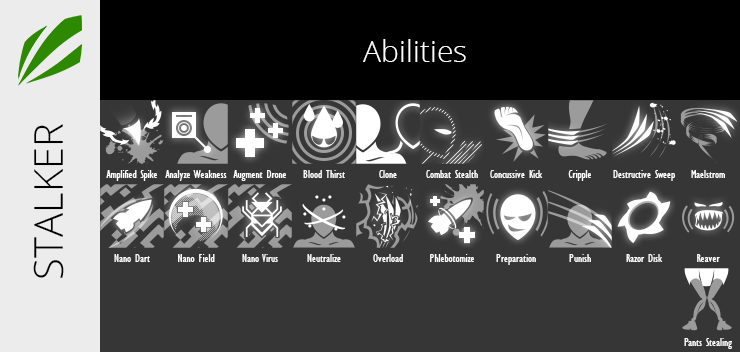
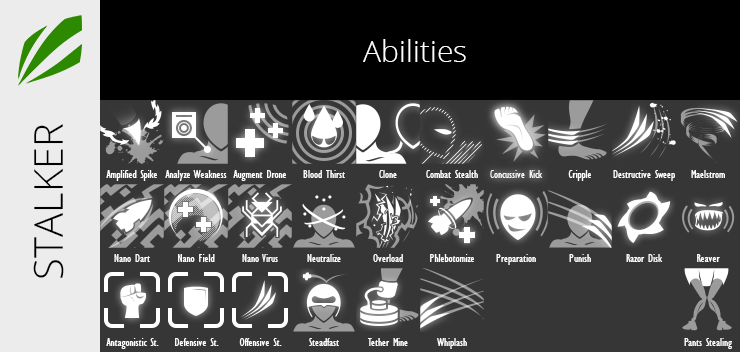
Layers edited between the first and the second (740, 352) image:
added group "Whiplash" (1st of 2) with 5 layers above "Tether Mine" over [383, 268, 484, 349]
added group "Icon" (1st of 27, in "Whiplash") with 3 layers in group "Whiplash" over [383, 268, 484, 340]
added layer "Shape 5 copy 3" (50%) in group "Icon" over [398, 278, 484, 340]
added layer "Shape 5 copy 2" (50%) in group "Icon" over [383, 268, 484, 325]
added group "Tether Mine" (1st of 2) with 4 layers above "Steadfast" over [360, 268, 419, 346]
added group "Icon" (2nd of 27, in "Tether Mine") with 2 layers in group "Tether Mine" over [360, 268, 419, 326]
added group "Steadfast" (1st of 2) with 4 layers above "Stance: Defensive copy" over [293, 272, 355, 346]
added group "Icon" (3rd of 27, in "Steadfast") with 2 layers in group "Steadfast" over [293, 272, 355, 332]
added layer "Shape 12" (1st of 3, in "Steadfast" › "Icon") (50%) in group "Icon" over [293, 274, 355, 332]
added group "Stance: Defensive copy" with 4 layers above "Stance: Defensive" over [232, 272, 288, 346]
added group "Icon" (4th of 27, in "Stance: Defensive copy") with 2 layers in group "Stance: Defensive copy" over [232, 272, 288, 328]
added layer "Rectangle 2" (1st of 3, in "Stance: Defensive copy" › "Icon") in group "Icon" over [232, 272, 288, 328]
added group "Stance: Defensive" with 4 layers above "Stance: Antagonistic" over [168, 272, 224, 346]
added group "Icon" (5th of 27, in "Stance: Defensive") with 2 layers in group "Stance: Defensive" over [168, 272, 224, 328]
added layer "Rectangle 2" (2nd of 3, in "Stance: Defensive" › "Icon") in group "Icon" over [168, 272, 224, 328]
added group "Stance: Antagonistic" with 4 layers above "Pants Stealing" over [104, 272, 160, 349]
added group "Icon" (6th of 27, in "Stance: Antagonistic") with 2 layers in group "Stance: Antagonistic" over [104, 272, 160, 328]
…and 15 more changes (14 added, 1 painted)
